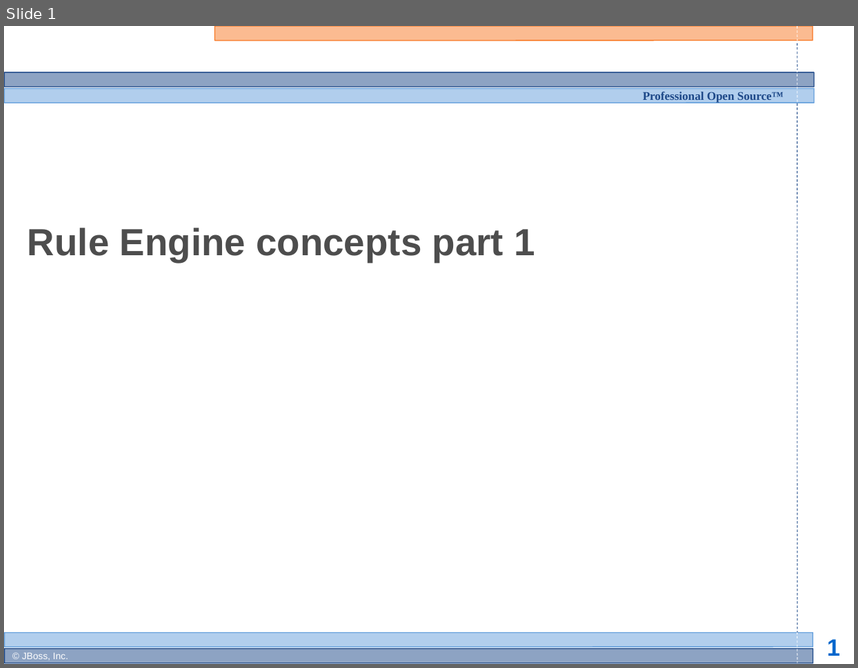
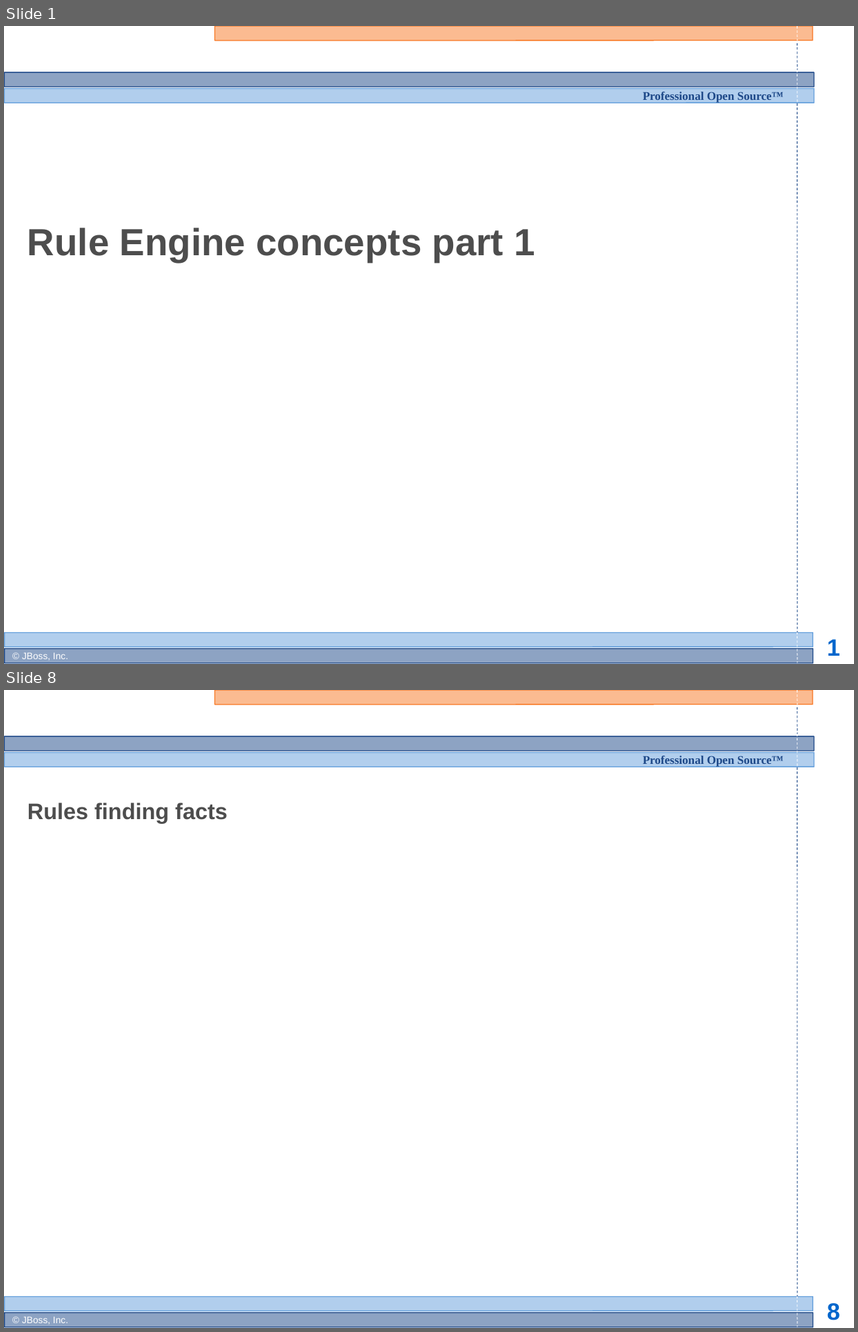
Before and after one commit to bobmcwhirter/drools, a slide deck: documentation/training/developers-course/Module 3 - Rule Engine Concepts 1.odp. Shown one above the other, each under a label of ours: slide 1 before the commit, slides 1 and 8 after it; the slides between them are not shown. The pictures are 858x668 and 858x1332 pixels, drawn with LibreOffice and Linux fonts; fonts in the diff are those of the drawing; background and template pictures are left out. Boxes give left, top, right and bottom in pixels: in the first picture for what was removed or moved away, otherwise in the second. Text is boxed around its words. In the diff, an @@ line names an element or a change of style, - is before the commit and + after.

```diff
--- a/documentation/training/developers-course/Module 3 - Rule Engine Concepts 1.odp
+++ b/documentation/training/developers-course/Module 3 - Rule Engine Concepts 1.odp
@@ slide 8 added at [4,690,854,1328], background #FFFFFF; not listed: 13 template elements that a slide beside it also shows @@
@@ title added at [27,802,228,823], 19 pt, text #4D4D4D, bold @@
+Rules finding facts
```
Also in this commit, not shown: 1 slide changed, 7 other slides added, 2 slides removed.
